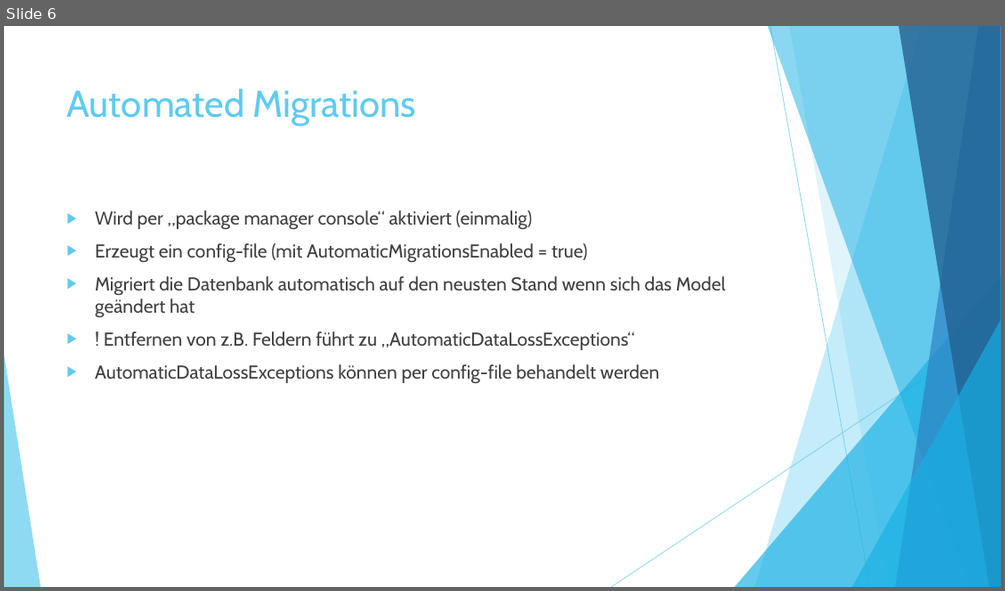
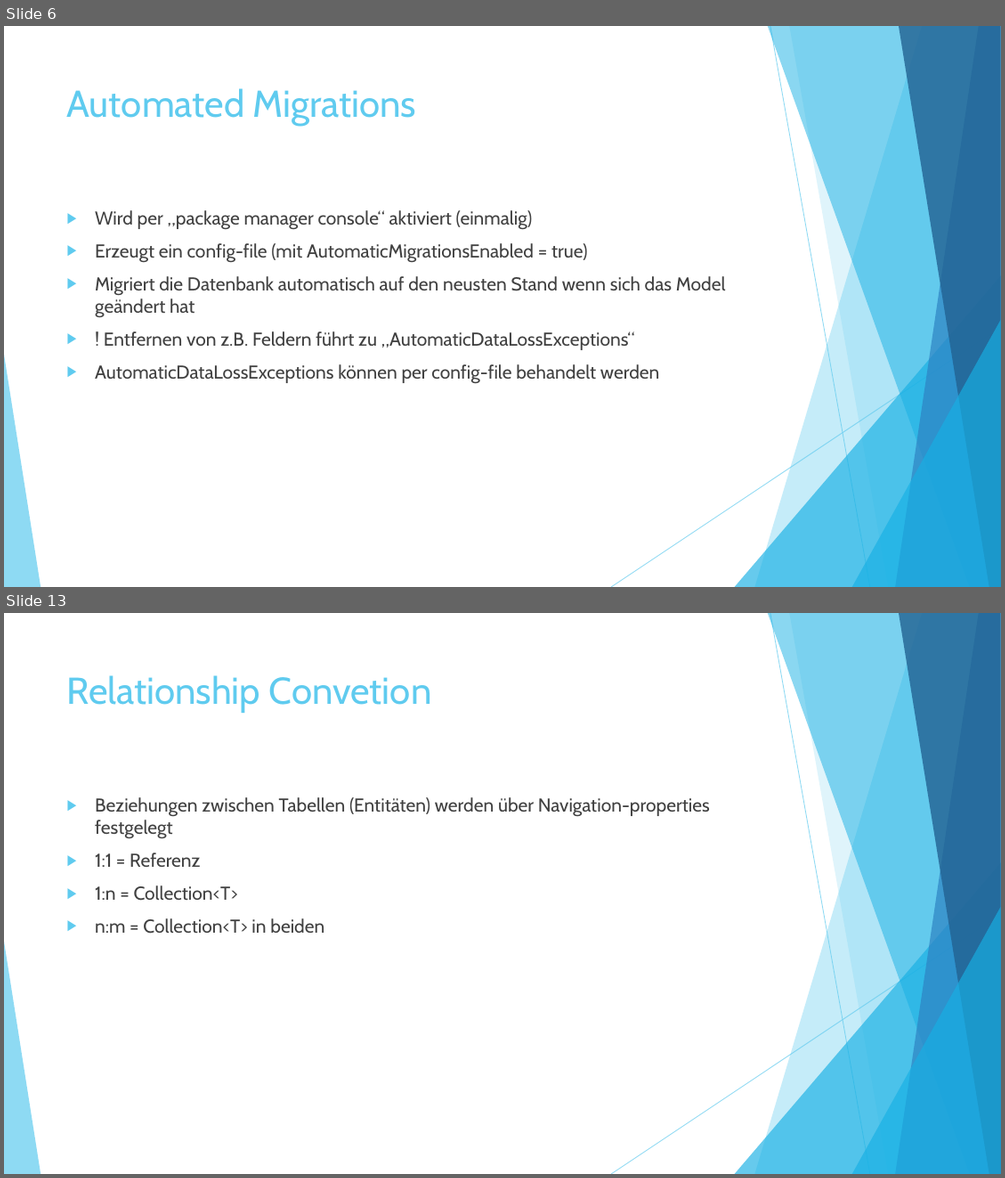
Before and after one commit to ChrisMuellersCode/EFMigrations, a slide deck: ppt/Entity Framework Migrations.pptx. Shown one above the other, each under a label of ours: slide 6 before the commit, slides 6 and 13 after it; the slides between them are not shown. The pictures are 1005x591 and 1005x1178 pixels, drawn with LibreOffice and Linux fonts; fonts in the diff are those of the drawing. Boxes give left, top, right and bottom in pixels: in the first picture for what was removed or moved away, otherwise in the second. Text is boxed around its words. In the diff, an @@ line names an element or a change of style, - is before the commit and + after.

```diff
--- a/ppt/Entity Framework Migrations.pptx
+++ b/ppt/Entity Framework Migrations.pptx
@@ slide 13 added at box(4, 613, 1001, 1174), background #FFFFFF; not listed: 10 template elements that a slide beside it also shows @@
@@ title added at box(67, 675, 432, 713), 36 pt, text #5FCBEF @@
+Relationship Convetion
@@ text added at box(95, 797, 710, 933), 18 pt, text #404040 @@
+▶ Beziehungen zwischen Tabellen (Entitäten) werden über Navigation-properties festgelegt
+▶ 1:1 = Referenz
+▶ 1:n = Collection<T>
+▶ n:m = Collection<T> in beiden
```
Also in this commit, not shown: 1 slide changed, 15 other slides added, 2 slides removed.
